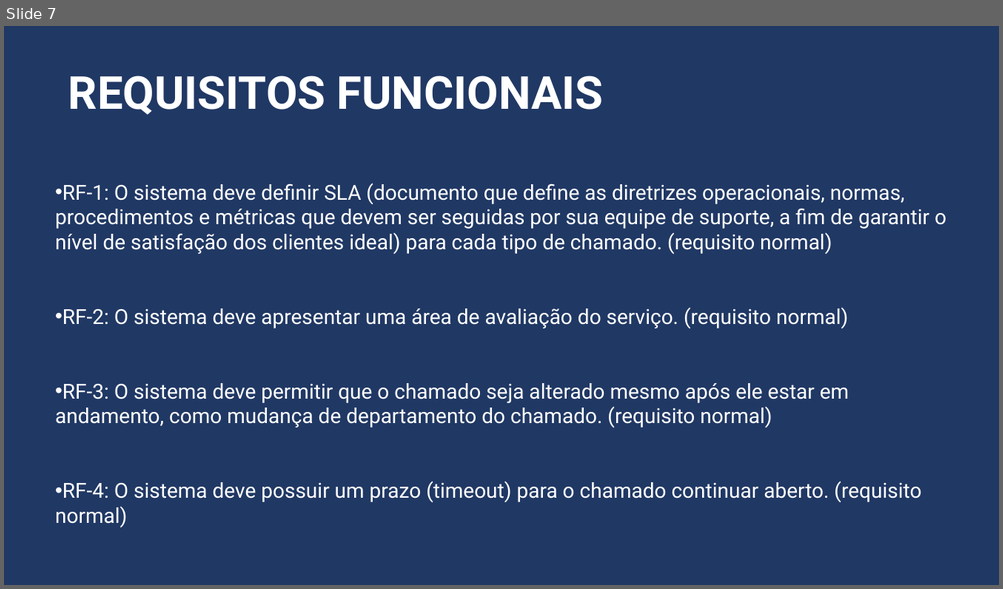
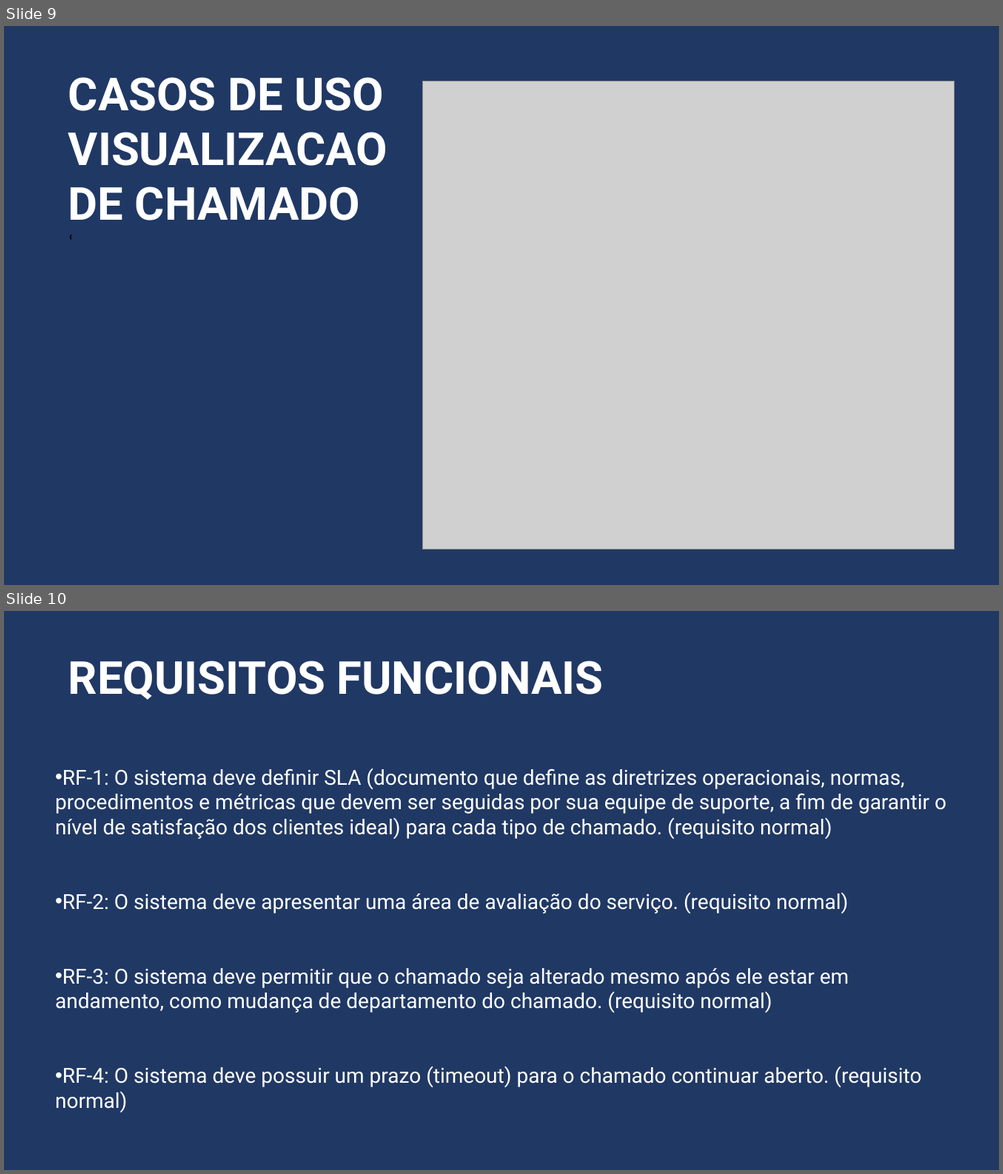
Before and after one commit to Nayayaa/Projeto_Front_End_Grupo, a slide deck: PROJETO_FRONT-END_1.pptx. Shown one above the other, each under a label of ours: slide 7 before the commit, slides 9 and 10 after it. The pictures are 1003x589 and 1003x1174 pixels, drawn with LibreOffice and Linux fonts; fonts in the diff are those of the drawing; grey boxes stand for pictures. Boxes give left, top, right and bottom in pixels: in the first picture for what was removed or moved away, otherwise in the second. Text is boxed around its words. In the diff, an @@ line names an element or a change of style, - is before the commit and + after.

```diff
--- a/PROJETO_FRONT-END_1.pptx
+++ b/PROJETO_FRONT-END_1.pptx
@@ slide 9 added at bbox=[4, 26, 999, 585], background #203864 @@
@@ text added at bbox=[68, 77, 387, 221], 44 pt, text #FFFFFF, bold @@
+CASOS DE USO
+VISUALIZACAO DE CHAMADO
+‘
@@ picture added at bbox=[423, 82, 954, 550] @@
@@ what was slide 7 is now slide 10 @@
```
Also in this commit, not shown: 2 slides changed, 3 other slides added, 1 slide removed.
